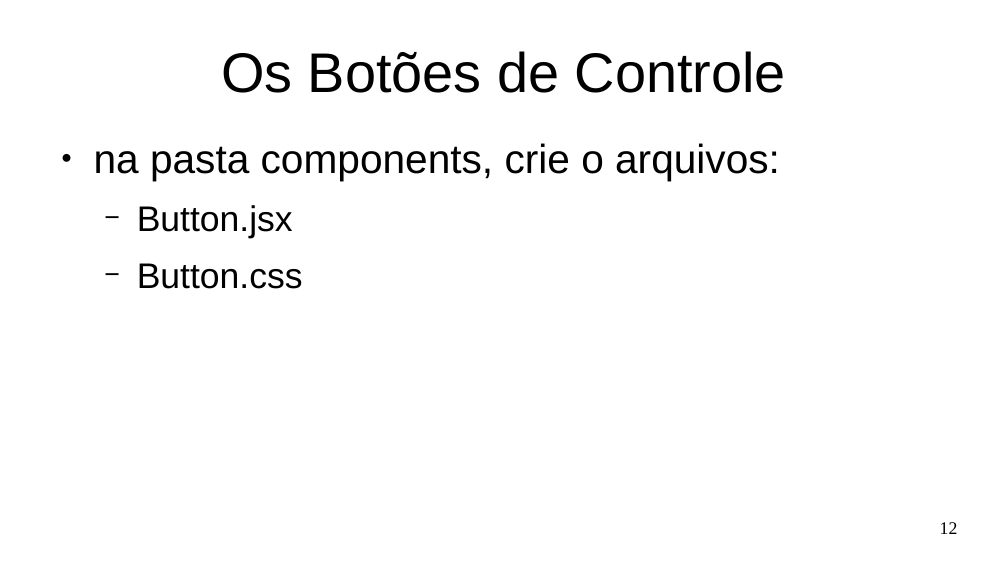
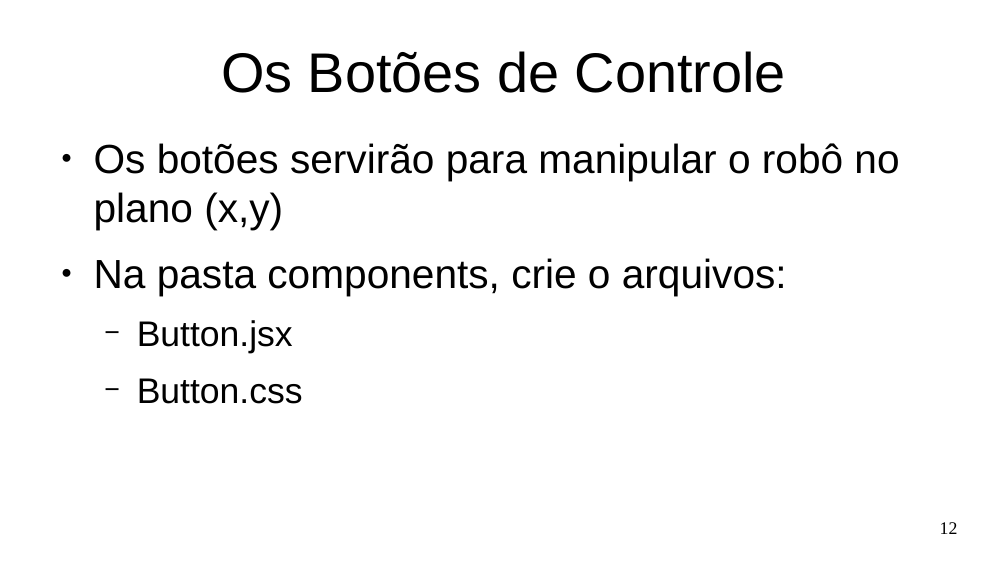
Before and after one commit to Marques-Dev/WEB_2020-1, a slide deck: slide 12 of SLIDES/aula02.odp. Drawn at 1008x567 pixels with LibreOffice and Linux fonts; fonts in the diff are those of the drawing. Boxes give left, top, right and bottom in pixels: in the first picture for what was removed or moved away, otherwise in the second. Text is boxed around its words. In the diff, an @@ line names an element or a change of style, - is before the commit and + after.

```diff
--- a/SLIDES/aula02.odp
+++ b/SLIDES/aula02.odp
@@ text at box(94, 143, 899, 296): text changed @@
-● na pasta components, crie o arquivos:
+● Os botões servirão para manipular o robô no plano (x,y)
+● Na pasta components, crie o arquivos:
```
Also in this commit, not shown: 14 other slides changed, 1 slide added, 1 slide removed, 3 other files.
